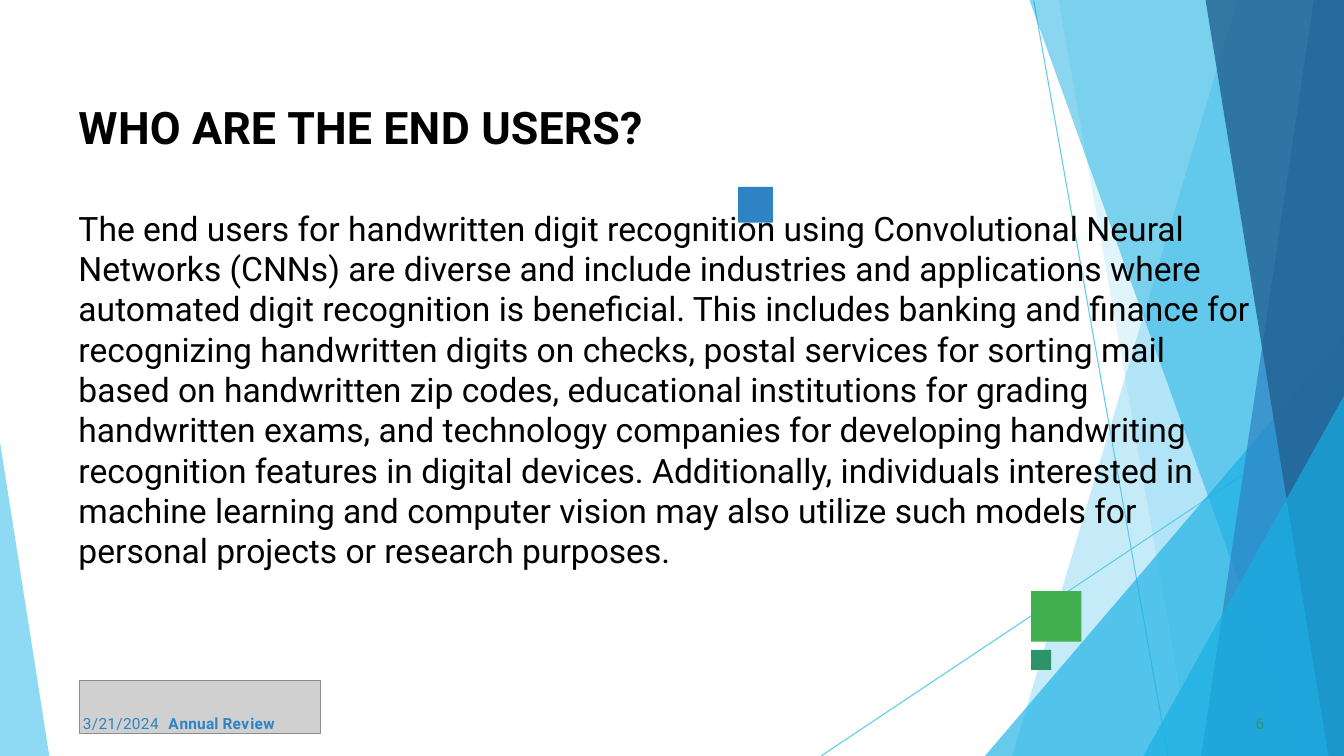
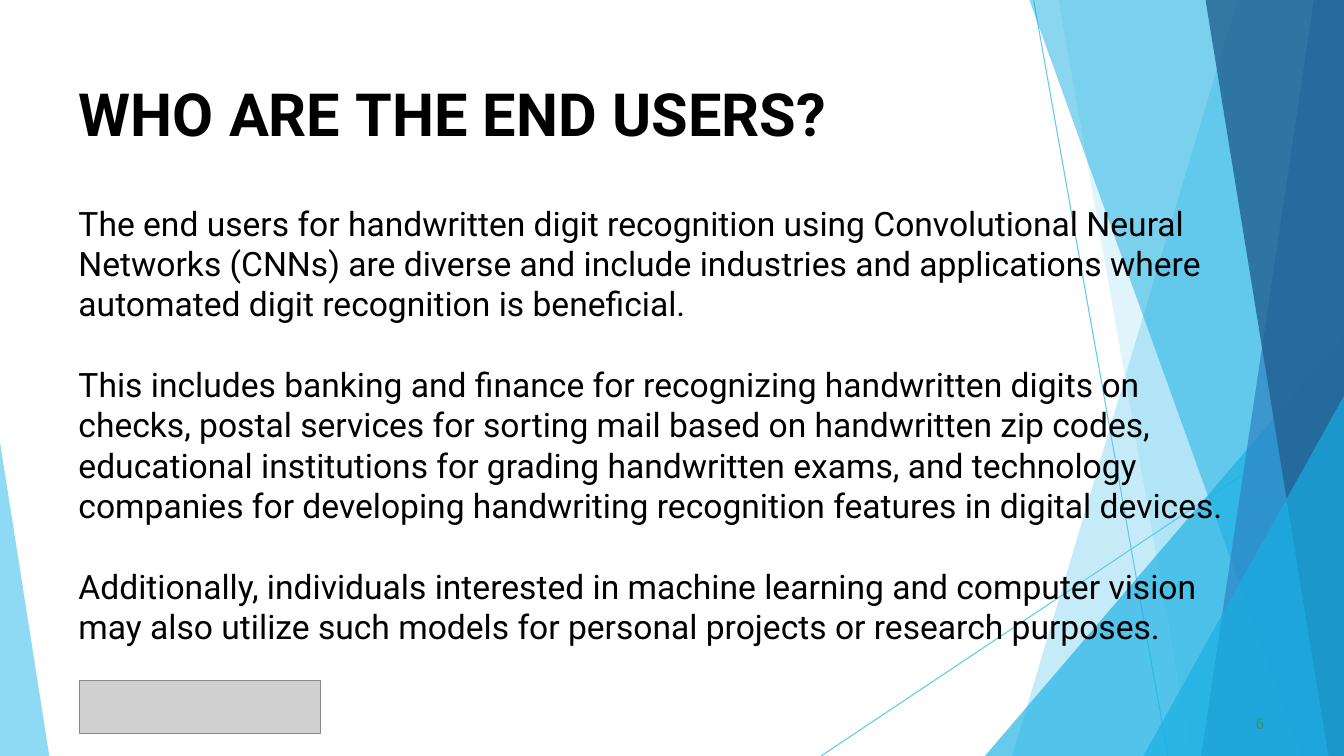
Before and after one commit to SANJANAS1331/TNSDC_Generative-AI, a slide deck: slide 6 of HDR_using_CNN.pptx. Drawn at 1344x756 pixels with LibreOffice and Linux fonts; fonts in the diff are those of the drawing; grey boxes stand for pictures. Boxes give left, top, right and bottom in pixels: in the first picture for what was removed or moved away, otherwise in the second. Text is boxed around its words. In the diff, an @@ line names an element or a change of style, - is before the commit and + after.

```diff
--- a/HDR_using_CNN.pptx
+++ b/HDR_using_CNN.pptx
@@ title "WHO ARE THE END USERS? ..." moved from (x1=78, y1=111, x2=1249, y2=570) to (x1=78, y1=93, x2=1223, y2=647) @@
@@ title "WHO ARE THE END USERS? ..." at (x1=78, y1=93, x2=1223, y2=647): size 32 to 42.5 pt in "WHO ARE THE END USERS?" @@
@@ freeform shape removed at (x1=738, y1=187, x2=772, y2=222) @@
@@ freeform shape removed at (x1=1031, y1=591, x2=1082, y2=641) @@
@@ freeform shape removed at (x1=1031, y1=650, x2=1052, y2=670) @@
@@ text removed at (x1=83, y1=717, x2=275, y2=734) @@
-3/21/2024 Annual Review
```
Also in this commit, not shown: 12 other slides changed.
